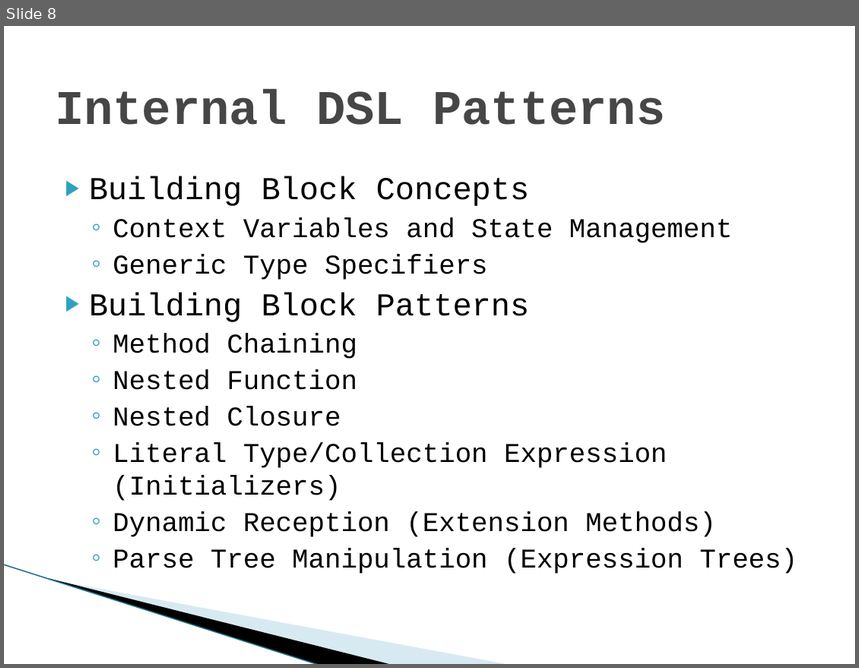
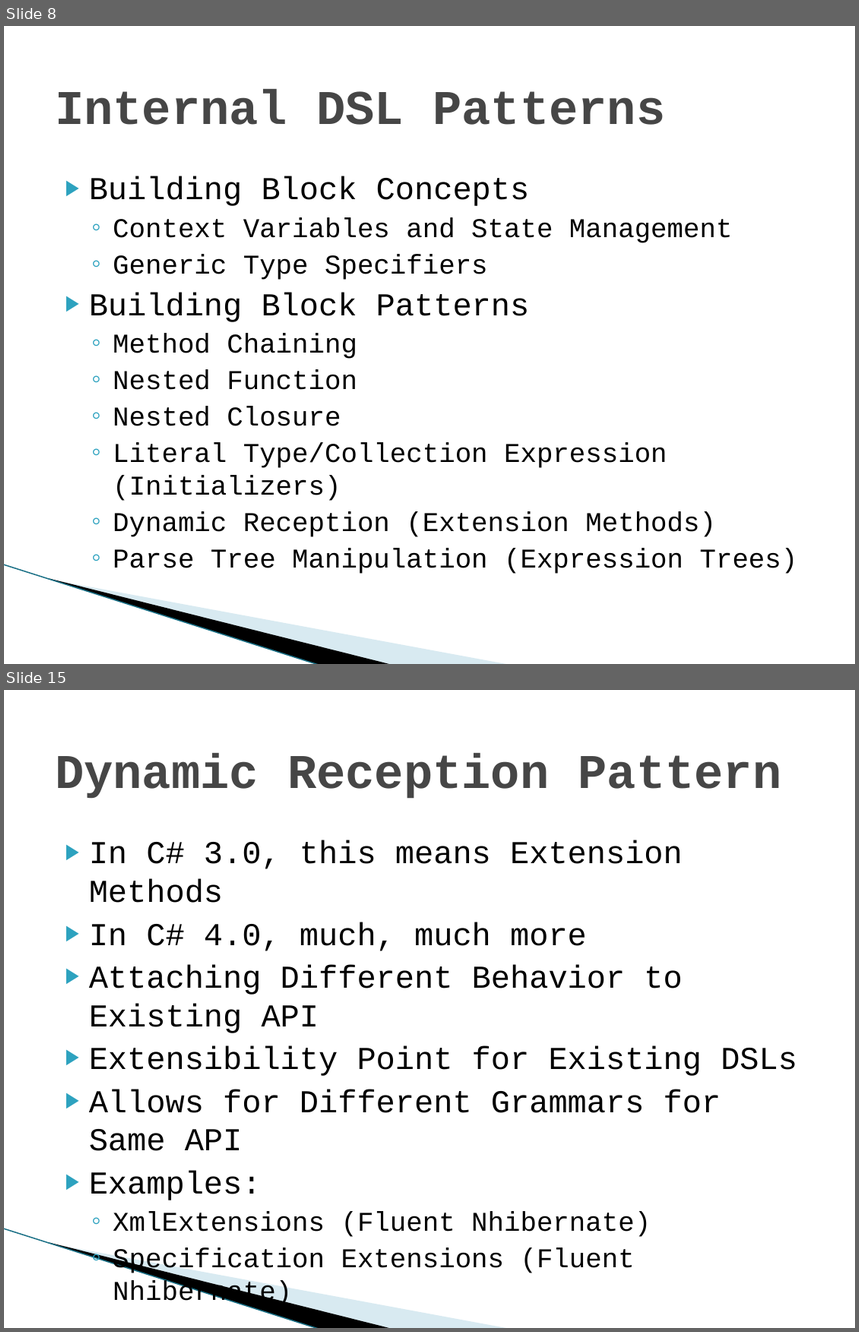
Before and after one commit to diabluchanskyi/pablo, a slide deck: presentations/chadmyers/InternalDSLs/doc/Internal Domain-specific Languages in CSharp.pptx. Shown one above the other, each under a label of ours: slide 8 before the commit, slides 8 and 15 after it; the slides between them are not shown. The pictures are 859x668 and 859x1332 pixels, drawn with LibreOffice and Linux fonts; fonts in the diff are those of the drawing; background and template pictures are left out. Boxes give left, top, right and bottom in pixels: in the first picture for what was removed or moved away, otherwise in the second. Text is boxed around its words. In the diff, an @@ line names an element or a change of style, - is before the commit and + after.

```diff
--- a/presentations/chadmyers/InternalDSLs/doc/Internal Domain-specific Languages in CSharp.pptx
+++ b/presentations/chadmyers/InternalDSLs/doc/Internal Domain-specific Languages in CSharp.pptx
@@ slide 15 added at (4, 690, 855, 1328), background #FFFFFF; not listed: 3 template elements that a slide beside it also shows @@
@@ title added at (55, 753, 782, 799), 41 pt, text #464646, bold @@
+Dynamic Reception Pattern
@@ text added at (89, 840, 797, 1237), 27 pt, text #000000 @@
+▶ In C# 3.0, this means Extension Methods
+▶ In C# 4.0, much, much more
+▶ Attaching Different Behavior to Existing API
+▶ Extensibility Point for Existing DSLs
+▶ Allows for Different Grammars for Same API
+▶ Examples:
+  ◦ XmlExtensions (Fluent Nhibernate)
+  ◦ Specification Extensions (Fluent Nhibernate)
```
Also in this commit, not shown: 2 slides changed, 11 other slides added, 11 other files.
